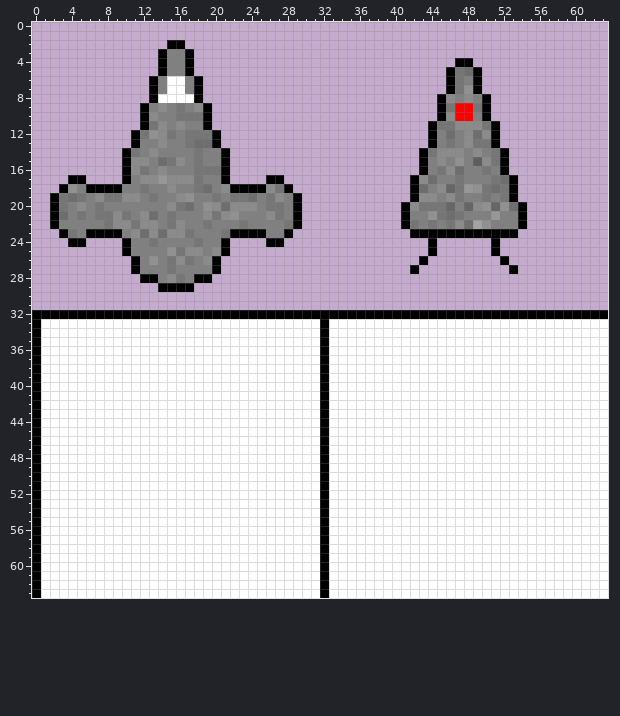
File history of a pixel-art sprite, res/entities.png. Above is the file before it was changed.
The file is 64x64 pixels. Colours within 5 levels of each other are drawn and written as one.
After:
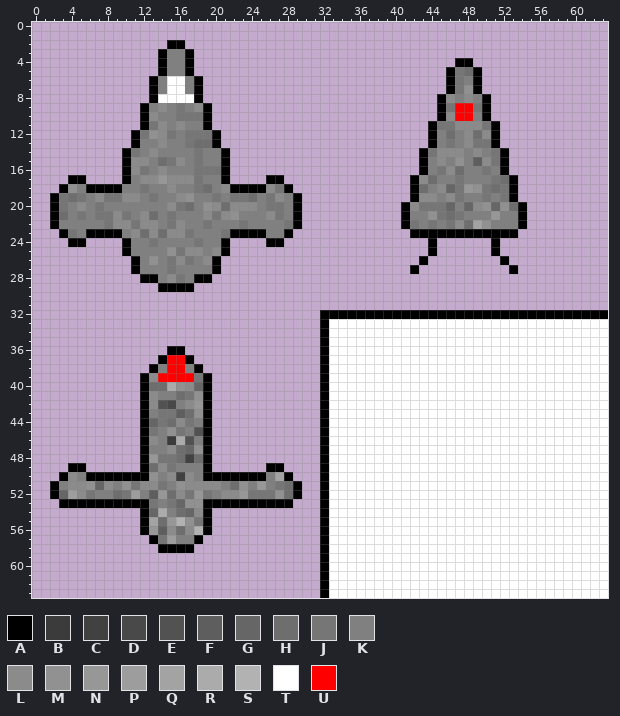
Palette (. is transparent): A #000000  B #3b3b3b  C #414141  D #494949  E #525252  F #5e5e5e  G #666666  H #6e6e6e  J #767676  K #808080  L #8b8b8b  M #919191  N #979797  P #9d9d9d  Q #a3a3a3  R #ababab  S #b2b2b2  T #ffffff  U #ff0000
From old to new:
{"y":32,"x":0,"old":"AAAAAAAAAAAAAAAAAAAAAAAAAAAAAAAA","new":"................................"}
{"y":33,"x":0,"old":"ATTTTTTTTTTTTTTTTTTTTTTTTTTTTTTT","new":"................................"}
{"y":34,"x":0,"old":"ATTTTTTTTTTTTTTTTTTTTTTTTTTTTTTT","new":"................................"}
{"y":35,"x":0,"old":"ATTTTTTTTTTTTTTTTTTTTTTTTTTTTTTT","new":"................................"}
{"y":36,"x":0,"old":"ATTTTTTTTTTTTTTTTTTTTTTTTTTTTTTT","new":"...............AA..............."}
{"y":37,"x":0,"old":"ATTTTTTTTTTTTTTTTTTTTTTTTTTTTTTT","new":"..............AUUA.............."}
{"y":38,"x":0,"old":"ATTTTTTTTTTTTTTTTTTTTTTTTTTTTTTT","new":".............AKUUKA............."}
{"y":39,"x":0,"old":"ATTTTTTTTTTTTTTTTTTTTTTTTTTTTTTT","new":"............ALUUUUJA............"}
{"y":40,"x":0,"old":"ATTTTTTTTTTTTTTTTTTTTTTTTTTTTTTT","new":"............AHHRMLGA............"}
{"y":41,"x":0,"old":"ATTTTTTTTTTTTTTTTTTTTTTTTTTTTTTT","new":"............ALKKHJMA............"}
{"y":42,"x":0,"old":"ATTTTTTTTTTTTTTTTTTTTTTTTTTTTTTT","new":"............ALEDKLNA............"}
{"y":43,"x":0,"old":"ATTTTTTTTTTTTTTTTTTTTTTTTTTTTTTT","new":"............AKJJFHMA............"}
{"y":44,"x":0,"old":"ATTTTTTTTTTTTTTTTTTTTTTTTTTTTTTT","new":"............AGJHLJKA............"}
{"y":45,"x":0,"old":"ATTTTTTTTTTTTTTTTTTTTTTTTTTTTTTT","new":"............AJKMJKEA............"}
{"y":46,"x":0,"old":"ATTTTTTTTTTTTTTTTTTTTTTTTTTTTTTT","new":"............ALKBREKA............"}
{"y":47,"x":0,"old":"ATTTTTTTTTTTTTTTTTTTTTTTTTTTTTTT","new":"............AKKLHGMA............"}
{"y":48,"x":0,"old":"ATTTTTTTTTTTTTTTTTTTTTTTTTTTTTTT","new":"............ANJJHCHA............"}
{"y":49,"x":0,"old":"ATTTTTTTTTTTTTTTTTTTTTTTTTTTTTTT","new":"....AA......AHLJKKKA......AA...."}
{"y":50,"x":0,"old":"ATTTTTTTTTTTTTTTTTTTTTTTTTTTTTTT","new":"...ALKAAAAAAAMKLCLKAAAAAAAKQA..."}
{"y":51,"x":0,"old":"ATTTTTTTTTTTTTTTTTTTTTTTTTTTTTTT","new":"..AKLLMGLKMJLLJKMLLLLKHMKNKJHA.."}
{"y":52,"x":0,"old":"ATTTTTTTTTTTTTTTTTTTTTTTTTTTTTTT","new":"..AGPLJKKHJPKFNHLJNJKLLNJJJMHA.."}
{"y":53,"x":0,"old":"ATTTTTTTTTTTTTTTTTTTTTTTTTTTTTTT","new":"...AAAAAAAAAAJKJGMMAAAAAAAAAA..."}
{"y":54,"x":0,"old":"ATTTTTTTTTTTTTTTTTTTTTTTTTTTTTTT","new":"............AGRKHGLA............"}
{"y":55,"x":0,"old":"ATTTTTTTTTTTTTTTTTTTTTTTTTTTTTTT","new":"............AQHNSMJA............"}
{"y":56,"x":0,"old":"ATTTTTTTTTTTTTTTTTTTTTTTTTTTTTTT","new":"............ANFLHLSA............"}
{"y":57,"x":0,"old":"ATTTTTTTTTTTTTTTTTTTTTTTTTTTTTTT","new":".............AJPKKA............."}
{"y":58,"x":0,"old":"ATTTTTTTTTTTTTTTTTTTTTTTTTTTTTTT","new":"..............AAAA.............."}
{"y":59,"x":0,"old":"ATTTTTTTTTTTTTTTTTTTTTTTTTTTTTTT","new":"................................"}
{"y":60,"x":0,"old":"ATTTTTTTTTTTTTTTTTTTTTTTTTTTTTTT","new":"................................"}
{"y":61,"x":0,"old":"ATTTTTTTTTTTTTTTTTTTTTTTTTTTTTTT","new":"................................"}
{"y":62,"x":0,"old":"ATTTTTTTTTTTTTTTTTTTTTTTTTTTTTTT","new":"................................"}
{"y":63,"x":0,"old":"ATTTTTTTTTTTTTTTTTTTTTTTTTTTTTTT","new":"................................"}
{"label":"changed","picture_box":[32,310,320,598]}
